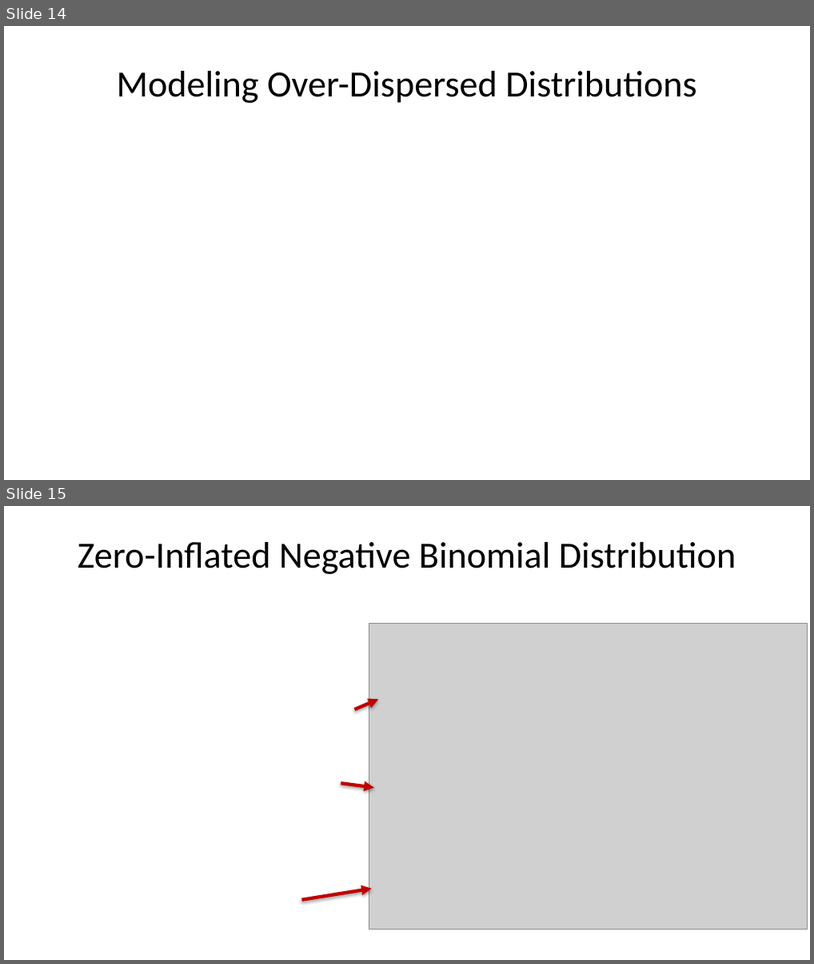
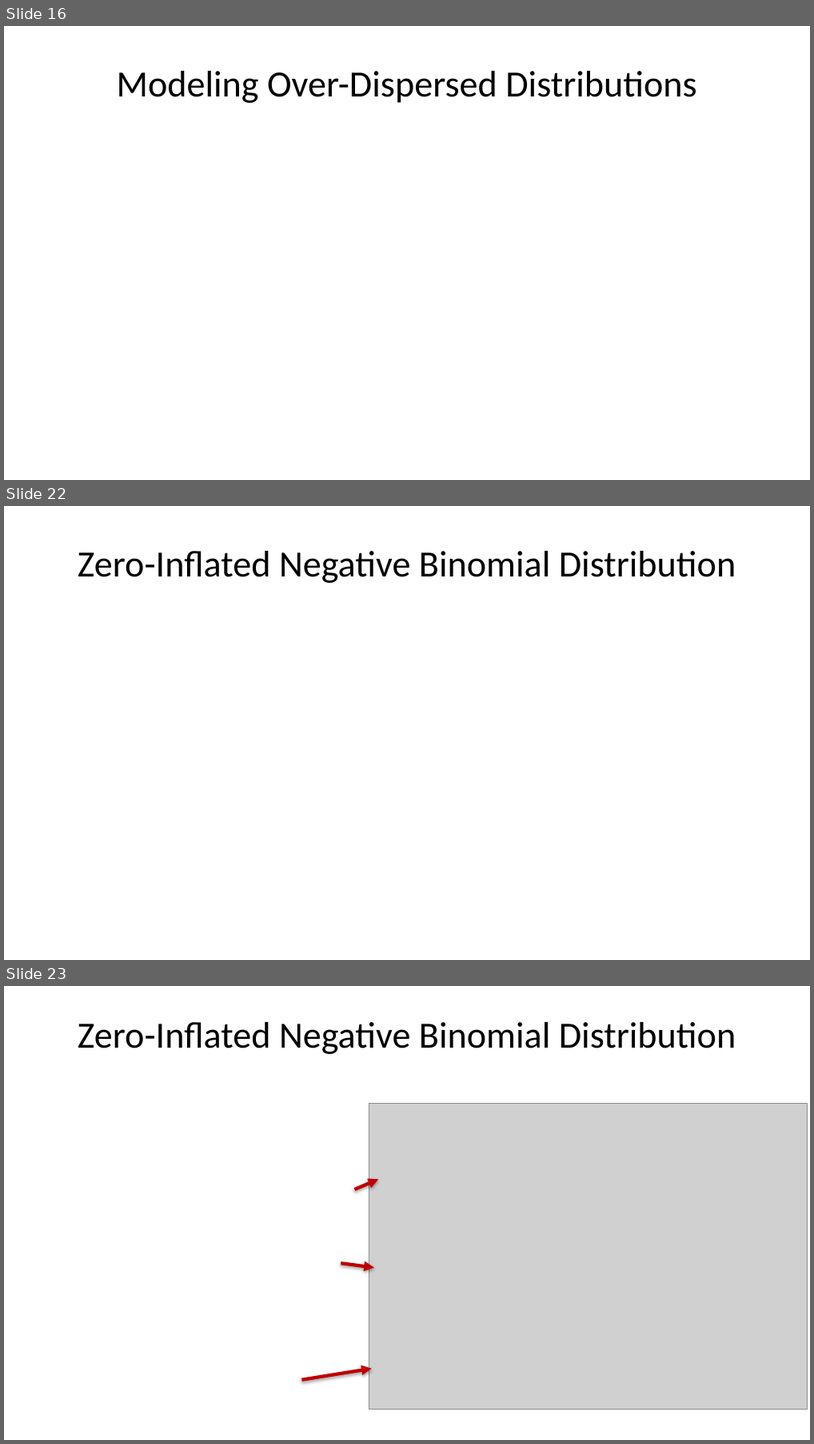
Before and after one commit to StephenElston/CSCI-E-83, a slide deck: LectureSlides/10b_ModelsFor OutliersAndOverdispersion.pptx. Shown one above the other, each under a label of ours: slides 14 and 15 before the commit, slides 16, 22 and 23 after it; the slides between them are not shown. The pictures are 814x964 and 814x1444 pixels, drawn with LibreOffice and Linux fonts; fonts in the diff are those of the drawing; grey boxes stand for pictures. Boxes give left, top, right and bottom in pixels: in the first picture for what was removed or moved away, otherwise in the second. Text is boxed around its words. In the diff, an @@ line names an element or a change of style, - is before the commit and + after.

Commit message:
Added material on negative binomial distribution to deck

```diff
--- a/LectureSlides/10b_ModelsFor OutliersAndOverdispersion.pptx
+++ b/LectureSlides/10b_ModelsFor OutliersAndOverdispersion.pptx
@@ slide 22 added at (4, 506, 810, 960), background #FFFFFF @@
@@ title added at (78, 551, 736, 583), 33 pt, text #000000 @@
+Zero-Inflated Negative Binomial Distribution
@@ what was slide 14 is now slide 16 @@
@@ what was slide 15 is now slide 23 @@
```
Also in this commit, not shown: 6 slides changed, 10 other slides added, 2 slides removed.
